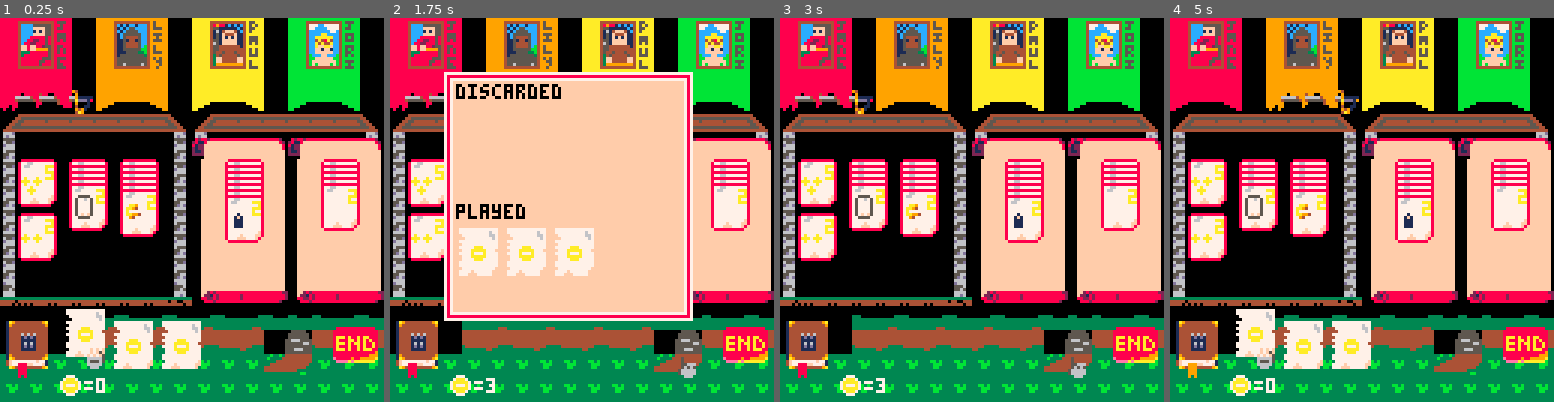
Above: before the commit, frames 1-4 (left to right).
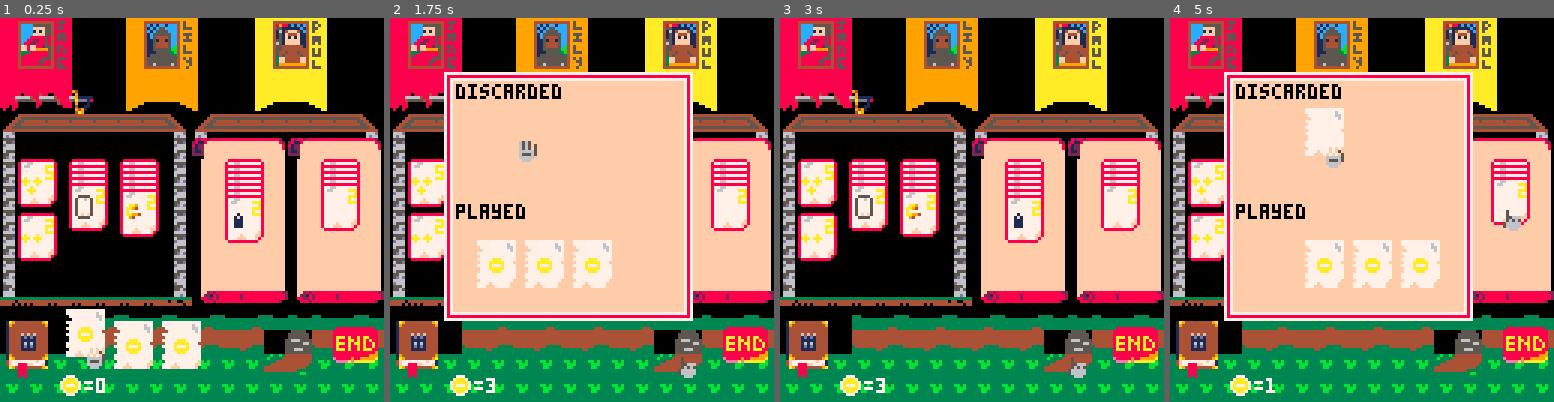
Above: after the commit, the same moments.

Repository: HingeAntoine/MedievalBuilder
Game: PICO-8 cartridge medievalbuilder.p8
Two runs of this game, one before a commit and one after it. Both use one fixed random seed, a clock stepped at 60 frames per second and the inputs below.
Inputs:
- Up to frame 1 (0.25 s): no input
- Up to frame 2 (1.75 s): tap X (X key) at 0.33, 1.07 s; tap O (Z key) at 0.7, 1.7 s; hold Right from 1.6 s (still down)
- Up to frame 3 (3 s): tap X (X key) at 1.85, 2.97 s; release Right at 2.1 s; tap O (Z key) at 2.1, 2.5, 2.9 s; hold Up 2.15-2.42 s; hold Right from 2.47 s (still down)
- Up to frame 4 (5 s): release Right at 3.03 s; hold Left 3.08-3.58 s; tap O (Z key) every 0.4 s from 3.3 to 4.9 s; hold Down 3.63-3.97 s; hold Right 4.02-4.68 s; tap X (X key) at 4.08 s; hold Up from 4.73 s (still down)

The runs differ from the first frame. In frame 1, 14% of the frame differs, in the area x 25-94%, y 0-25%; in frame 2, 14%; in frame 3, 14%; in frame 4, 51%, in the area x 0-94%, y 0-97%.

Commit message:
Added hand management
Managing hands with too many cards.

Still display bug concerning alignment of cards.

Diff:
--- a/medievalbuilder.p8
+++ b/medievalbuilder.p8
@@ -5,7 +5,7 @@
 
 
 --max # of cards displayed
---should be 5/6?
+--should be 4
 
 --********************
 --*  game variables  *
@@ -13,7 +13,7 @@
 players={}
 
 game_start=true
-nplayer=4
+nplayer=3
 nturns=1
 
 turn_start=true
@@ -27,9 +27,15 @@
 
 nstash=6
 
+win_hand={1,4}
+win_discarded={{1,4},{1,4}}
+
 curr_card=1
 curr_playfield=0
 curr_player=1
+
+discarded_zone=1
+curr_disc={1,0}
 
 coins=0
 meep_center=30
@@ -351,6 +357,14 @@
 --*  btn press  *
 --***************
 function hand_selected()
+ if curr_card<win_hand[1] then
+  win_hand={curr_card,curr_card+3}
+ end
+
+ if curr_card>win_hand[2] then
+  win_hand={curr_card-3,curr_card}
+ end
+
  if btnp(0) then
   curr_card=max(curr_card-1,1)
  elseif btnp(1) then
@@ -385,19 +399,63 @@
 end
 
 function discard_selected()
- if btnp(0) and (not show_discard) then
-  zone_selected=1
-  curr_card=#cards_hand
- elseif btnp(1) and (not show_discard) then
-  zone_selected=4
- elseif btnp(4) or btnp(5) then
+ if show_discard then
+  for i=1,2 do
+   if curr_disc[i]<win_discarded[i][1] then
+    win_discarded[i]={curr_disc[i],curr_disc[i]+3}
+   end
+
+   if curr_disc[i]>win_discarded[i][2] then
+     win_discarded[i]={curr_disc[i]-3,curr_disc[i]}
+   end
+  end
+
+  if btnp(0) then
+   curr_disc[discarded_zone]=max(1,curr_disc[discarded_zone]-1)
+  elseif btnp(1) then
+   curr_disc[discarded_zone]+=1
+   if curr_disc[1]>#players[curr_player].discard then
+    curr_disc[1]=#players[curr_player].discard
+   elseif curr_disc[2]>#cards_played then
+    curr_disc[2]=#cards_played
+   end
+  elseif btnp(2) then
+   if discarded_zone == 2 then
+    discarded_zone=1
+    curr_disc={1,0}
+   end
+  elseif btnp(3) then
+   if discarded_zone == 1 then
+    discarded_zone=2
+    curr_disc={0,1}
+   end
+  end
+ else
+  if btnp(0) then
+   zone_selected=1
+   curr_card=#cards_hand
+  elseif btnp(1) then
+   zone_selected=4
+  elseif btnp(2) then
+   zone_selected =2
+   curr_playfield=5
+  end
+ end
+
+ if btnp(4) or btnp(5) then
+  discarded_zone=1
+  curr_disc={1,0}
   show_discard=not show_discard
  end
+
 end
 
 function end_selected()
  if btnp(0) then
   zone_selected=3
+ elseif btnp(2) then
+  zone_selected = 2
+  curr_playfield=6
  elseif btnp(4) or btnp(5) then
   --discard cards in the played pile
   for i=1,#cards_played do
@@ -457,29 +515,71 @@
 end
 
 function draw_hand()
- local xoffset=4
- local yoffset=4
-
  pal(8,player_color[curr_player])
  spr(3,hand.x,hand.y,2,3)
  pal()
 
- --draw cards drawn
- for i=1,#cards_hand do
-  if i==curr_card then
-   spr(8,5+hand.x+16*i,hand.y-4, 2,2)
-   spr(cards_hand[i].sprite,5+hand.x+16*i+xoffset,hand.y-4+yoffset)
-   spr(41,12+hand.x+16*i,hand.y+8)
-  else
-   spr(8,5+hand.x+16*i,hand.y, 2,2)
-   spr(cards_hand[i].sprite,hand.x+5+16*i+xoffset,hand.y+yoffset)
-  end
+ draw_cards_hand(cards_hand,
+  curr_card,
+  hand.x,
+  hand.y,
+  zone_selected,
+  1,
+  win_hand)
+end
+
+function draw_cards_hand(list,
+ id_card,
+ xcoord,
+ ycoord,
+ var,
+ var_val,
+ window)
+
+ for i=1,#list do
+  if i>=window[1] and i<=window[2] then
+   local j = i-window[1]+1
+   if i==id_card then
+    spr(8,
+     xcoord+16*j+5,
+     ycoord-4,
+     2,2)
+    spr(list[i].sprite,
+     xcoord+9+16*j,
+     ycoord)
+    spr(41,
+     xcoord+12+16*j,
+     ycoord+8)
+   else
+    spr(8,
+     xcoord+5+16*j,
+     ycoord,
+     2,2)
+    spr(list[i].sprite,
+     xcoord+9+16*j,
+     ycoord+4)
+   end
+  end
+ end
+
+ --draw additionnal pages
+ if window[1]>1 then
+  spr(5,
+   xcoord+12,
+   ycoord,
+   1,2)
+ end
+ if window[2]<#list then
+  spr(5,
+   xcoord+16*(window[2]-window[1]+2)+3,
+   ycoord,
+   1,2)
  end
 
  --display empty hand
- if   #cards_hand  ==0
-  and zone_selected==1 then
-  spr(56,hand.x+35, hand.y+6)
+ if   #list  == 0
+  and var==var_val then
+  spr(56,xcoord+35, ycoord+6)
  end
 end
 
@@ -563,25 +663,22 @@
  rect(20,20,98,98,7)
 
  print("discarded",22,22,0)
-
- --draw discarded cards
- local cards_disc=players[curr_player].discard
- for i=1,#cards_disc do
-   spr(8,
-    22+16*(i-1),30,
-    2,2)
-   spr(cards_disc[i].sprite,
-    26+16*(i-1),34)
- end
+ draw_cards_hand(players[curr_player].discard,
+  curr_disc[1],
+  7,
+  34,
+  discarded_zone,
+  1,
+  win_discarded[1])
 
  print("played",22,62,0)
- for i=1,#cards_played do
-   spr(8,
-    22+16*(i-1),70,
-    2,2)
-   spr(cards_played[i].sprite,
-    26+16*(i-1),74)
- end
+ draw_cards_hand(cards_played,
+  curr_disc[2],
+  7,
+  74,
+  discarded_zone,
+  2,
+  win_discarded[2])
 end
 
 function draw_meeples()
@@ -662,22 +759,22 @@
 end
 
 __gfx__
-000000000007700000777000001a94444444449a0000000000888888888880000777777777777700000000000000000001000100000550000000000000000000
-000000000071170007aaa7000019444444444449000000000877667777777800077777777776770000000000000000001f101f1000555500000aa00000000000
-00700700071ff1707aaaaa700014444444444444000000000876677777777800007777777776670000010000010001001110111005555550a0aaaa0a00000000
-00077000071ff1707a777a7000144444444444440000000008777777777778000007777777776700001f10001f101f101110111005ffff50a0abba0a00000000
-00077000071111707aaaaa7000144446464644440000000008777777777778000777777777777700001110001110111000010000051ff150aaabbaaa00000000
-007007000711117007aaa70000144441d1d1444400000000087777777777780000777777777777000011100011101110001f100005ffff50aaaaaaaa00000000
-0000000007111170007770000014444111114444000000000877777777777800077777777777770000111000111011100011100005ffff50a8a88a8a00000000
-0000000007111170000000000014444161614444000000000877777777777800007777777777700000000000000000000011100005555550aaaaaaaa00000000
-00000000000000000011110000144441d1d144440000000008777777777778000777777777777700000000000000000000000000000000000000000000000000
-00008880009009000111f100001444411111444400000000087777777777780000777777777777000000000000000000000000000f0000000000000000000000
-000a9888000000090000f0040014444444444444000000000877777777777800007777777777770000aaa000000000000a000a000f000000aaaaaaaa00000000
-000a99889009990000011104001944444444444900000000087777777777780007777777777777000aaaaa000a000a00aaa0aaa02222a000a0aaaa0a00000000
-0900a9900099999000011114001a94444444449a00000000087777777777f80007777777777777000a000a00aaa0aaa00a000a0022200000aaaaaaaa00000000
-a000000000998890000aaa04004f77777777f77100000000087777f7777ff8000077777777777f000aaaaa000a000a00000a00002224a40000aaaa0000000000
-0090000033bbbbbb00111104004f77888ff777f10000000008777fff777f800007777f777777ff0000aaa0000000000000aaa00022244440000aa00000000000
-0a0000003333bbb301111104000a94888444449a0000000000888888888800000777fff77777f0000000000000000000000a00002224444400aaaa0000000000
+000000000007700000777000001a94444444449a0000706000888888888880000777777777777700000000000000000001000100000550000000000000000000
+000000000071170007aaa70000194444444444490007f7f00877667777777800077777777776770000000000000000001f101f1000555500000aa00000000000
+00700700071ff1707aaaaa7000144444444444440007f7700876677777777800007777777776670000010000010001001110111005555550a0aaaa0a00000000
+00077000071ff1707a777a7000144444444444440007777008777777777778000007777777776700001f10001f101f101110111005ffff50a0abba0a00000000
+00077000071111707aaaaa7000144446464644440006777008777777777778000777777777777700001110001110111000010000051ff150aaabbaaa00000000
+007007000711117007aaa70000144441d1d1444400077ff0087777777777780000777777777777000011100011101110001f100005ffff50aaaaaaaa00000000
+0000000007111170007770000014444111114444000777f00877777777777800077777777777770000111000111011100011100005ffff50a8a88a8a00000000
+0000000007111170000000000014444161614444000777700877777777777800007777777777700000000000000000000011100005555550aaaaaaaa00000000
+00000000000000000011110000144441d1d144440007777008777777777778000777777777777700000000000000000000000000000000000000000000000000
+00008880009009000111f1000014444111114444000f7770087777777777780000777777777777000000000000000000000000000f0000000000000000000000
+000a9888000000090000f0040014444444444444000ff7600877777777777800007777777777770000aaa000000000000a000a000f000000aaaaaaaa00000000
+000a99889009990000011104001944444444444900077770087777777777780007777777777777000aaaaa000a000a00aaa0aaa02222a000a0aaaa0a00000000
+0900a9900099999000011114001a94444444449a00077f70087777777777f80007777777777777000a000a00aaa0aaa00a000a0022200000aaaaaaaa00000000
+a000000000998890000aaa04004f77777777f77100077f70087777f7777ff8000077777777777f000aaaaa000a000a00000a00002224a40000aaaa0000000000
+0090000033bbbbbb00111104004f77888ff777f10007777008777fff777f800007777f777777ff0000aaa0000000000000aaa00022244440000aa00000000000
+0a0000003333bbb301111104000a94888444449a0007076000888888888800000777fff77777f0000000000000000000000a00002224444400aaaa0000000000
 00000000000000000000000000000088800000000000000000000000000000000000000000000000005555000000000005500550000000000000000000000000
 00aa9000000000000000000000000088800000000000000000000000000000000050000000f0f0000577675000000000576557650f0000000000000000000000
 0aa9400000000000000bbb0000000080800000000000000000000000000000000050000000f0f5000577775005500550577557750f0077700000000000000000
